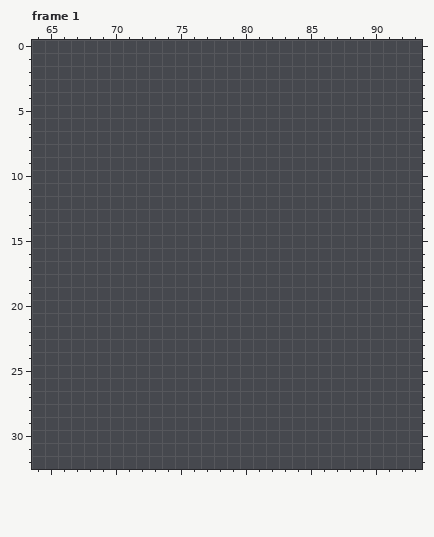
One commit to this pixel-art file: assets/sprites/aim_system.aseprite. The picture above is the old version.
96x48 pixels, 4 frames. Colours within 5 levels of each other are drawn and written as one. Shown: frame 1: x 64..93, y 0..32.
Once edited:
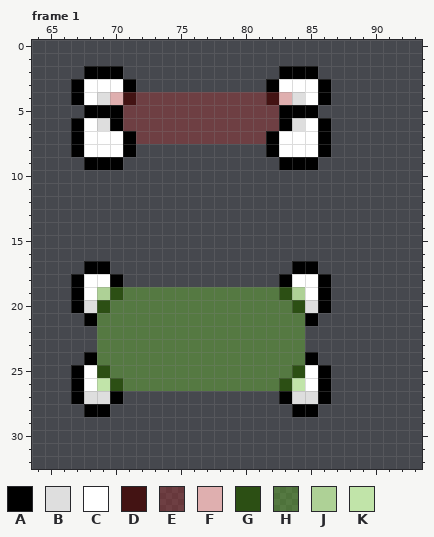
Palette (. is transparent): A #000000  B #dedede  C #ffffff  D #431313  E #ac323264  F #dfafaf  G #2c4f14  H #6abe306a  J #aed196  K #c1e4a9
The exact change:
layer "cell" added
Frame 1, layers "cell", "dollars":
Colour A is added in row 2 at x 68 to 70 and 83 to 85; in row 3 at x 67, 71, 82 and 86; in row 4 at x 67 and 86; in row 5 at x 68 to 70 and 83 to 85; in row 6 at x 67, 70, 83 and 86; in rows 7 to 8 at x 67, 71, 82 and 86.
Colour A is added in row 9 at x 68 to 70 and 83 to 85; in row 17 at x 68 to 69 and 84 to 85; in row 18 at x 67, 70, 83 and 86; in rows 19 to 20 at x 67 and 86; in row 21 at x 68 and 85; in row 24 at x 68 and 85.
Colour A is added in rows 25 to 26 at x 67 and 86; in row 27 at x 67, 70, 83 and 86; in row 28 at x 68 to 69 and 84 to 85.
Colour B is added in row 4 at x 69 and 84; in row 6 at x 69 and 84; in row 20 at x 68 and 85; in row 27 at x 68 to 69 and 84 to 85.
Colour C is added in row 3 at x 68 to 70 and 83 to 85; in row 4 at x 68 and 85; in row 6 at x 68 and 85; in rows 7 to 8 at x 68 to 70 and 83 to 85; in row 18 at x 68 to 69 and 84 to 85; in row 19 at x 68 and 85.
Colour C is added in rows 25 to 26 at x 68 and 85.
Colour D is added in row 4 at x 71 and 82.
Colour E is added in row 4 at x 72 to 81; in rows 5 to 6 at x 71 to 82; in row 7 at x 72 to 81.
Colour F is added in row 4 at x 70 and 83.
Colour G is added in row 19 at x 70 and 83; in row 20 at x 69 and 84; in row 25 at x 69 and 84; in row 26 at x 70 and 83.
Colour H is added in row 19 at x 71 to 82; in row 20 at x 70 to 83; in rows 21 to 24 at x 69 to 84; in row 25 at x 70 to 83; in row 26 at x 71 to 82.
Colour J is added in row 19 at x 69 and 84.
Colour K is added in row 26 at x 69 and 84.
Where, in picture pixels (left, top, right, bottom), the same in both pictures:
added: (71, 66, 331, 170)
added: (71, 261, 331, 417)
